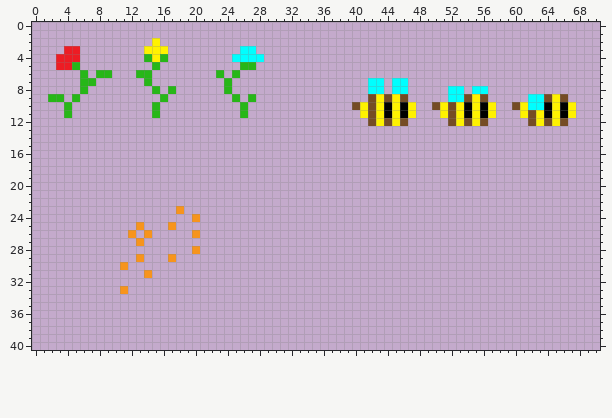
Sprite sheet, stored at public/image/flower_power.gif. This is how it looked before the edit.
The file is 71x41 pixels.
And afterwards:
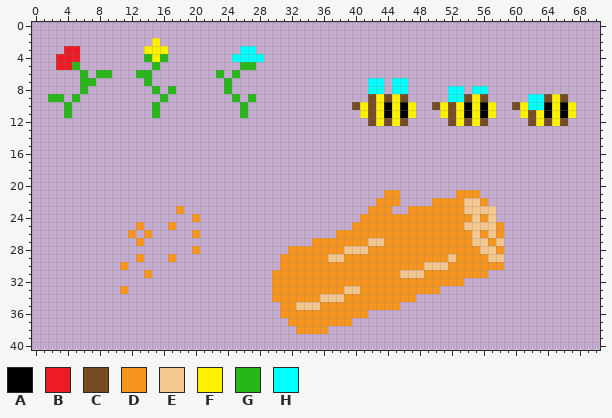
Palette (. is transparent): A #000000  B #ed1c24  C #754c24  D #f7941d  E #f4c790  F #fff200  G #27b718  H #00ffff
The exact change:
There is now colour D in row 21 at x 44 to 45 and 53 to 55; in row 22 at x 43 to 45, 50 to 53 and 56; in row 23 at x 42 to 44 and 47 to 53; in row 24 at x 41 to 54 and 56; in row 25 at x 40 to 53 and 58; in row 26 at x 38 to 54, 56 and 58.
There is now colour D in row 27 at x 35 to 41, 44 to 54 and 57; in row 28 at x 32 to 38, 42 to 55 and 58; in row 29 at x 31 to 36, 39 to 51 and 53 to 56; in row 30 at x 31 to 48 and 52 to 58; in row 31 at x 30 to 45 and 49 to 56; in row 32 at x 30 to 53.
There is now colour D in row 33 at x 30 to 38 and 41 to 50; in row 34 at x 30 to 35 and 39 to 47; in row 35 at x 31 to 32 and 36 to 45; in row 36 at x 31 to 41; in row 37 at x 32 to 39; in row 38 at x 33 to 36.
There is now colour E in row 22 at x 54 to 55; in row 23 at x 54 to 57; in row 24 at x 55 and 57; in row 25 at x 54 to 57; in row 26 at x 55 and 57; in row 27 at x 42 to 43, 55 to 56 and 58.
There is now colour E in row 28 at x 39 to 41 and 56 to 57; in row 29 at x 37 to 38, 52 and 57 to 58; in row 30 at x 49 to 51; in row 31 at x 46 to 48; in row 33 at x 39 to 40; in row 34 at x 36 to 38.
There is now colour E in row 35 at x 33 to 35.
Where, in picture pixels (left, top, right, bottom), the same in both pictures:
added: (272, 190, 504, 334)
